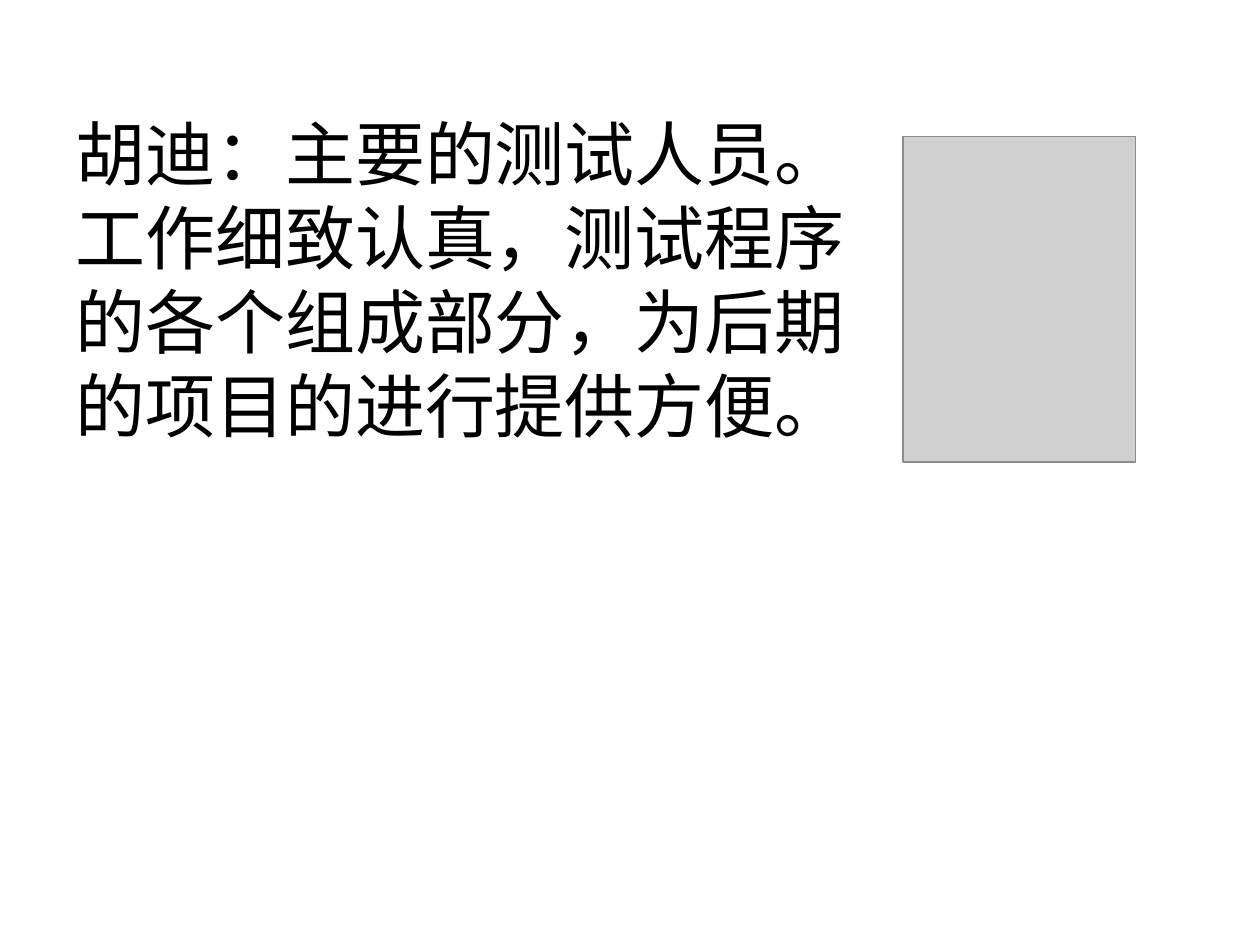
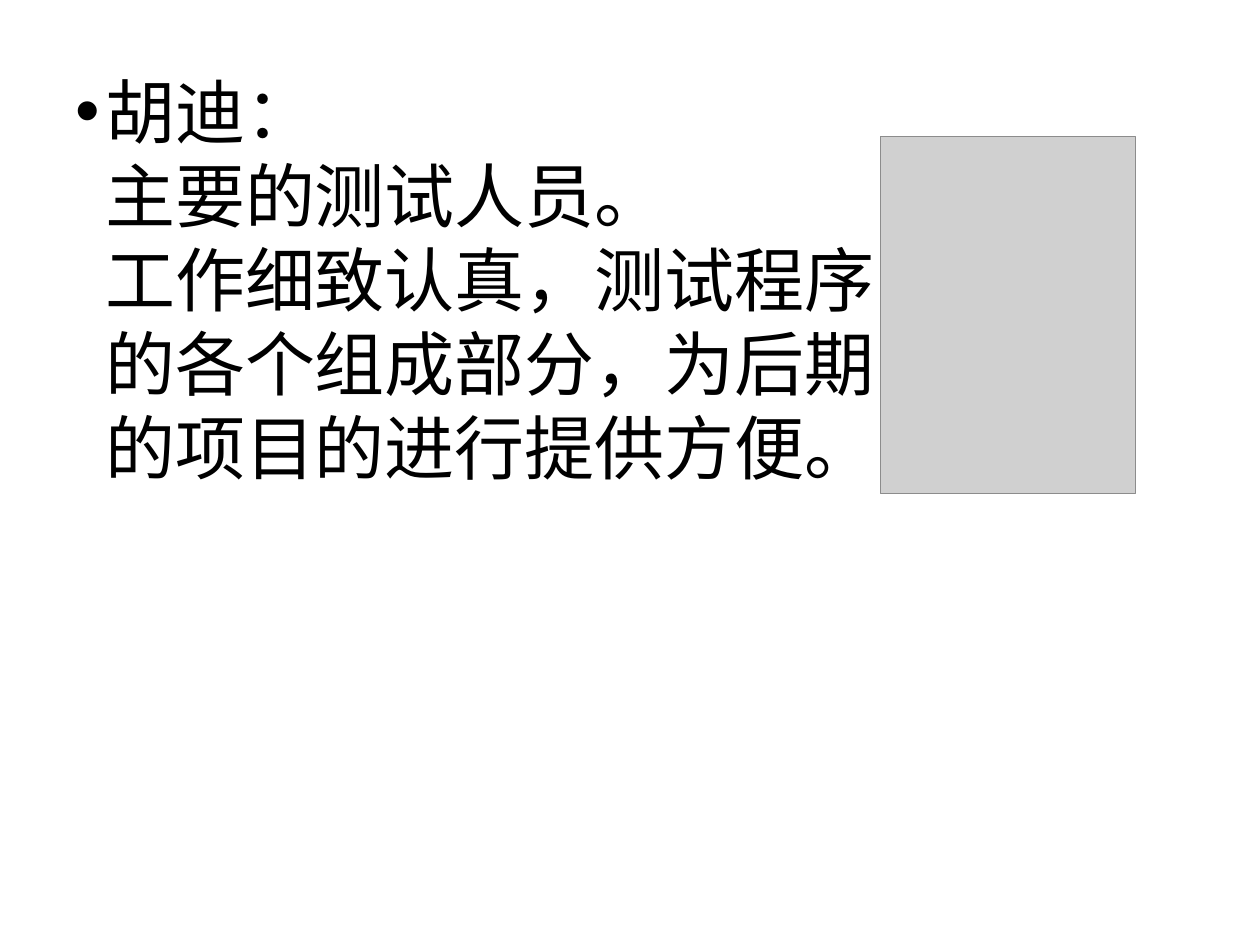
Before and after one commit to MengmengKang/ktv613, a slide deck: slide 19 of doc/KTV智能点播.ppt. Drawn at 1260x945 pixels with LibreOffice and Linux fonts; fonts in the diff are those of the drawing; grey boxes stand for pictures; background and template pictures are left out. Boxes give left, top, right and bottom in pixels: in the first picture for what was removed or moved away, otherwise in the second. Text is boxed around its words. In the diff, an @@ line names an element or a change of style, - is before the commit and + after.

```diff
--- a/doc/KTV智能点播.ppt
+++ b/doc/KTV智能点播.ppt
@@ title at <box>105,79,874,480</box>: text changed @@
-胡迪：主要的测试人员。
-工作细致认真，测试程序
-的各个组成部分，为后期
-的项目的进行提供方便。
+• 胡迪：
+  主要的测试人员。
+  工作细致认真，测试程序
+  的各个组成部分，为后期
+  的项目的进行提供方便。
@@ picture: place and size @@
-picture at <box>903,136,1137,461</box>
+picture at <box>881,136,1135,493</box>
```
Also in this commit, not shown: 3 other slides changed, 1 other file.
